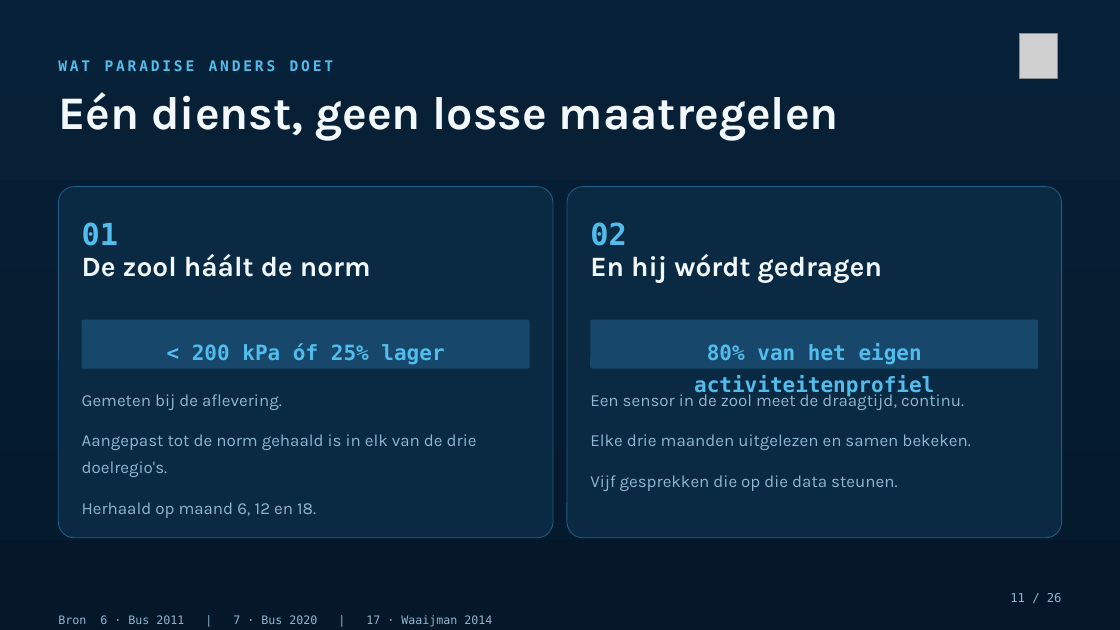
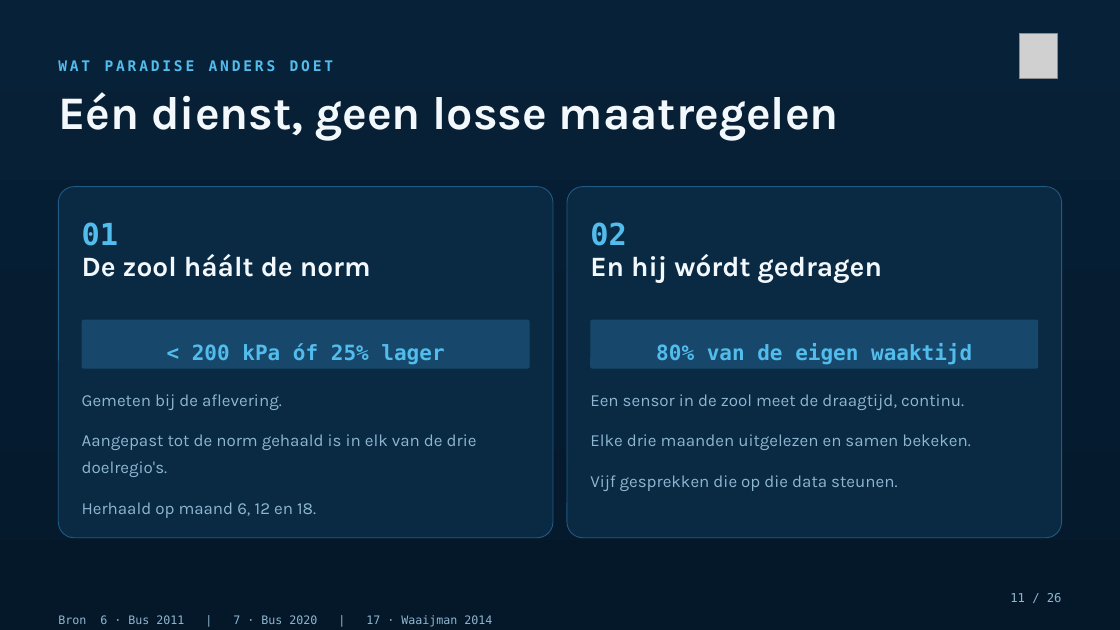
Before and after one commit to Dellfs/paradise-project, a slide deck: slide 11 of PARADISE_presentatie/PARADISE_az_groeninge.pptx. Drawn at 1120x630 pixels with LibreOffice and Linux fonts; fonts in the diff are those of the drawing; grey boxes stand for pictures. Boxes give left, top, right and bottom in pixels: in the first picture for what was removed or moved away, otherwise in the second. Text is boxed around its words. In the diff, an @@ line names an element or a change of style, - is before the commit and + after.

```diff
--- a/PARADISE_presentatie/PARADISE_az_groeninge.pptx
+++ b/PARADISE_presentatie/PARADISE_az_groeninge.pptx
@@ text at box(656, 343, 972, 365): text changed @@
-80% van het eigen activiteitenprofiel
+80% van de eigen waaktijd
```
Also in this commit, not shown: 1 other slide changed, 45 other files.
